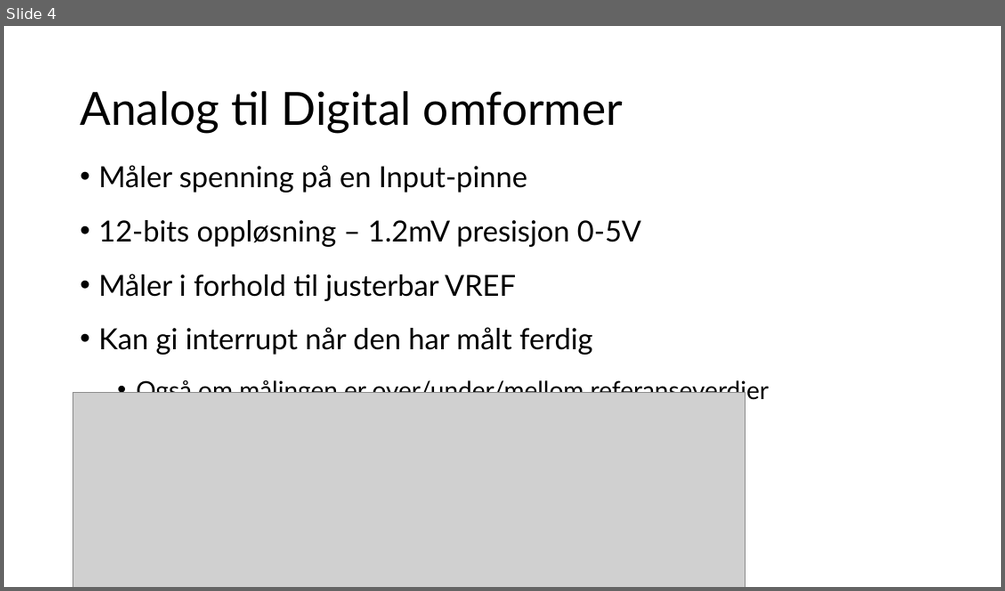
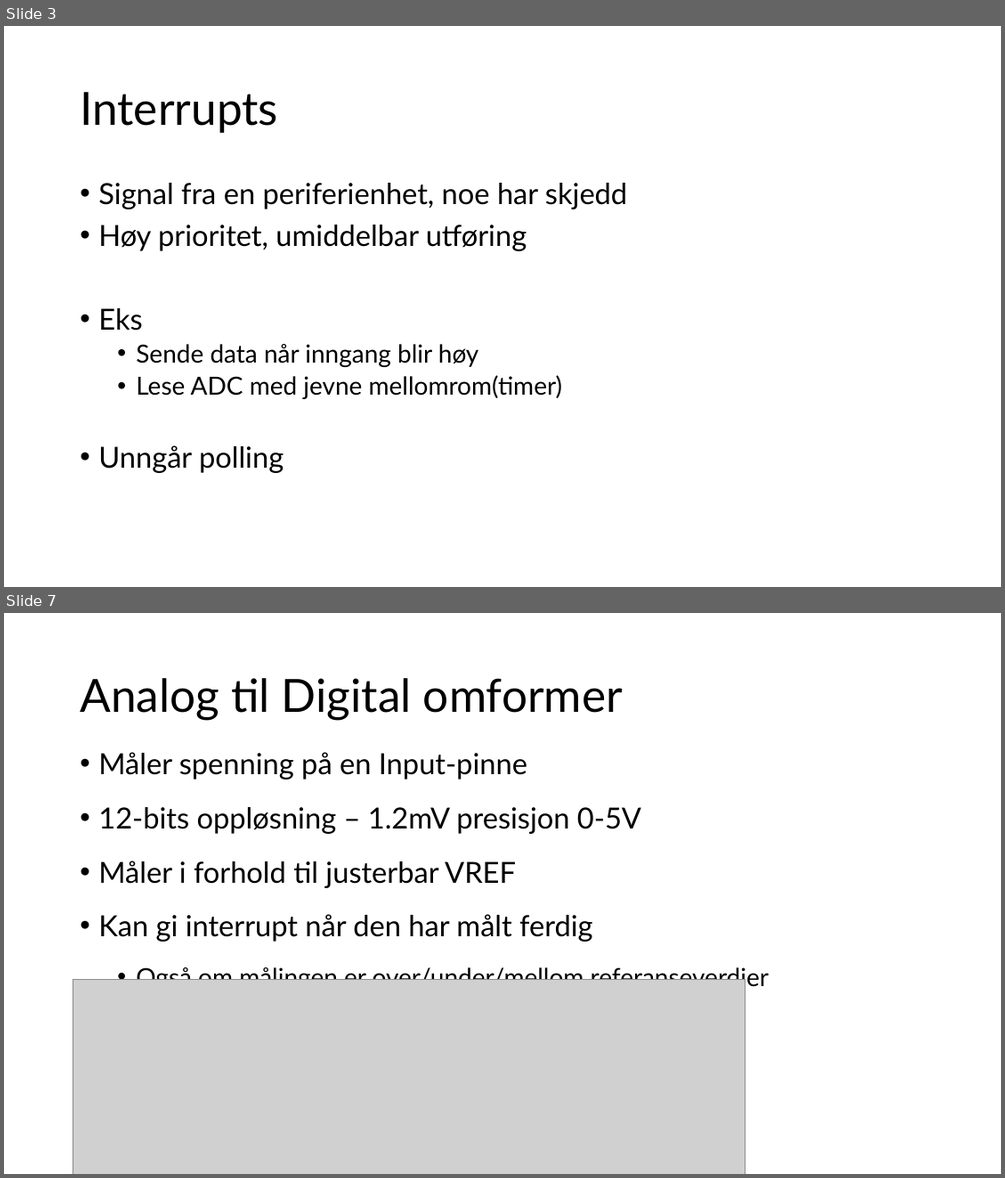
Before and after one commit to ElektraVerksted/AVR-kurs, a slide deck: Kursdag 2/Dag to.pptx. Shown one above the other, each under a label of ours: slide 4 before the commit, slides 3 and 7 after it; the slides between them are not shown. The pictures are 1005x591 and 1005x1178 pixels, drawn with LibreOffice and Linux fonts; fonts in the diff are those of the drawing; grey boxes stand for pictures. Boxes give left, top, right and bottom in pixels: in the first picture for what was removed or moved away, otherwise in the second. Text is boxed around its words. In the diff, an @@ line names an element or a change of style, - is before the commit and + after.

```diff
--- a/Kursdag 2/Dag to.pptx
+++ b/Kursdag 2/Dag to.pptx
@@ slide 3 added at (4, 26, 1001, 587), background #FFFFFF @@
@@ title added at (80, 92, 278, 133), 44 pt, text #000000 @@
+Interrupts
@@ text added at (98, 183, 627, 473), 28 pt, text #000000 @@
+• Signal fra en periferienhet, noe har skjedd
+• Høy prioritet, umiddelbar utføring
+• Eks
+  • Sende data når inngang blir høy
+  • Lese ADC med jevne mellomrom(timer)
+• Unngår polling
@@ what was slide 4 is now slide 7 @@
```
Also in this commit, not shown: 2 slides changed, 3 other slides added, 1 slide removed.
